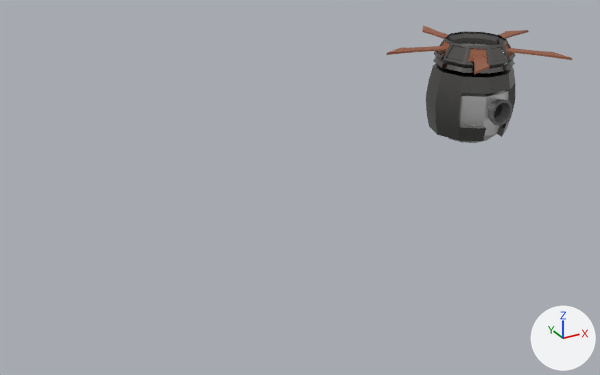
A saved change to the FBX model Assets/Models/FlyingVolcun.fbx.
Camera for both pictures: a camera (50 mm lens) standing at (-4.16, -19.23, 12.7) and looking at (6.66, 0.44, 2.86). Arrows for +X, +Y and +Z are at lower right; the lights stay in place. Vertices at the same position are counted once.
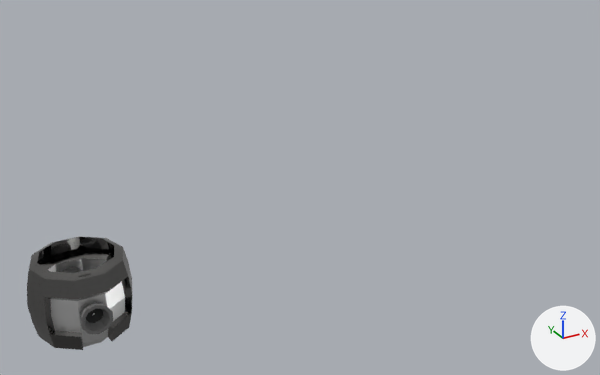
Location of each change, [x1, y1, x2, y2] in pixels of the pictures (600 x 375 px):
'Cylinder', reshaped, moved, turned: before [386, 25, 572, 143]; after [27, 236, 132, 350]
part 1 of me_cylinder_006, deleted: before [386, 25, 572, 74]

The change in detail:
me_cylinder_006 is used by ob_cylinder; location (12.68, 0.25, 4.76); rotation (-0.0103, 0.0, 2.85), in degrees (-0.6, 0, 163); scale (1.11, 1.11, 1.37).
me_cylinder_006 had 625 vertices, 460 faces and spanned x -2.29..2.65, y -2.6..2.45, z -1.0..1.38.
me_cylinder_006 now has 343 vertices, 264 faces and spans x -1.2..1.2, y -1.35..1.36, z -1.0..1.33.
Part 1, on me_cylinder_006:
282 vertices are removed from x -2.29..2.65, y -2.6..2.45, z 0.84..1.38.
196 faces are deleted.
me_cylinder_006 no longer uses material mat_material_004 (brown #95593d).
Object 'Cylinder' (ob_cylinder) moves from (12.68, 0.25, 4.76) to (-0.05, 0.25, 1.35).
Object 'Cylinder' (ob_cylinder) turns from (-0.6, 0, 163) to (0, 0, 162) degrees about x, y and z.
